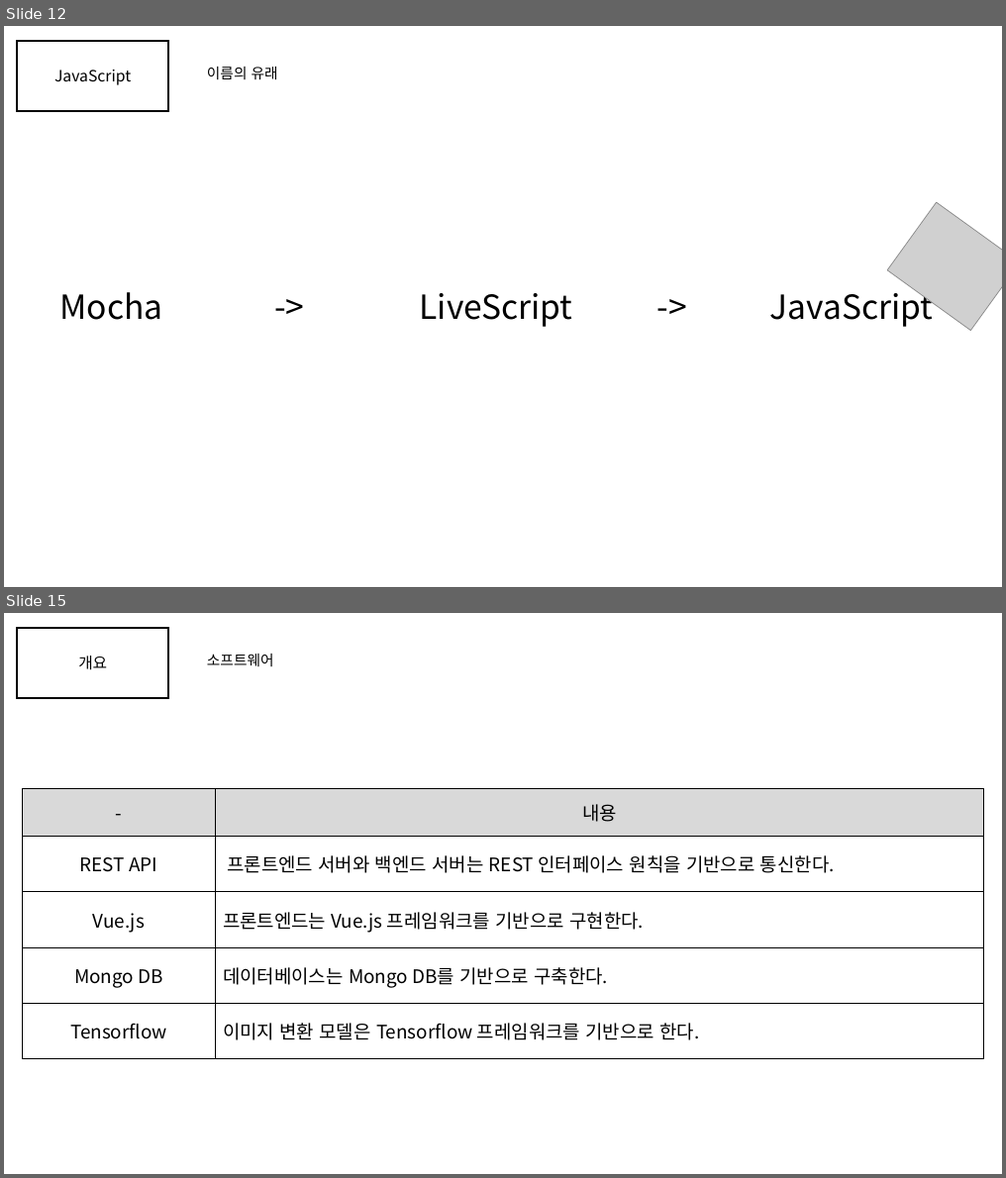
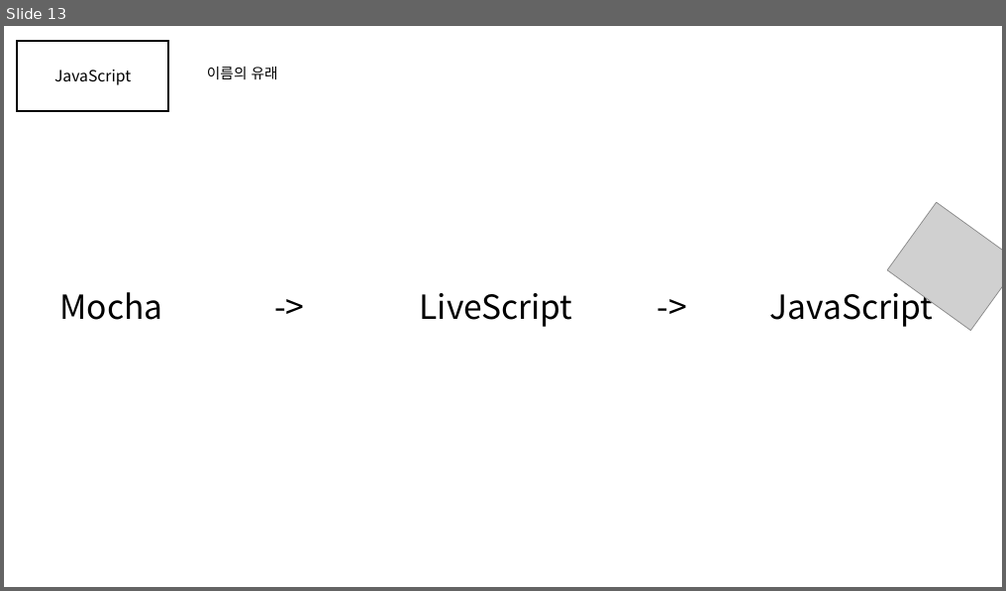
Before and after one commit to gunwoongPark/Seminar, a slide deck: 2020_11_11/세미나1.pptx. Shown one above the other, each under a label of ours: slides 12 and 15 before the commit, slide 13 after it; the slides between them are not shown. The pictures are 1006x1178 and 1006x591 pixels, drawn with LibreOffice and Linux fonts; fonts in the diff are those of the drawing; grey boxes stand for pictures. Boxes give left, top, right and bottom in pixels: in the first picture for what was removed or moved away, otherwise in the second. Text is boxed around its words. In the diff, an @@ line names an element or a change of style, - is before the commit and + after.

```diff
--- a/2020_11_11/세미나1.pptx
+++ b/2020_11_11/세미나1.pptx
@@ slide 15 removed at <box>4,613,1002,1174</box>, background #FFFFFF @@
@@ rectangle removed at <box>17,628,168,697</box> @@
@@ text removed at <box>78,656,107,670</box> @@
-개요
@@ text removed at <box>207,654,274,666</box> @@
-소프트웨어
@@ table removed at <box>22,789,984,1059</box>, 5 rows, 2 columns @@
-- | 내용
-REST API | 프론트엔드 서버와 백엔드 서버는 REST 인터페이스 원칙을 기반으로 통신한다.
-Vue.js | 프론트엔드는 Vue.js 프레임워크를 기반으로 구현한다.
-Mongo DB | 데이터베이스는 Mongo DB를 기반으로 구축한다.
-Tensorflow | 이미지 변환 모델은 Tensorflow 프레임워크를 기반으로 한다.
@@ what was slide 12 is now slide 13 @@
```
Also in this commit, not shown: 1 slide changed, 5 slides added, 9 other slides removed.
